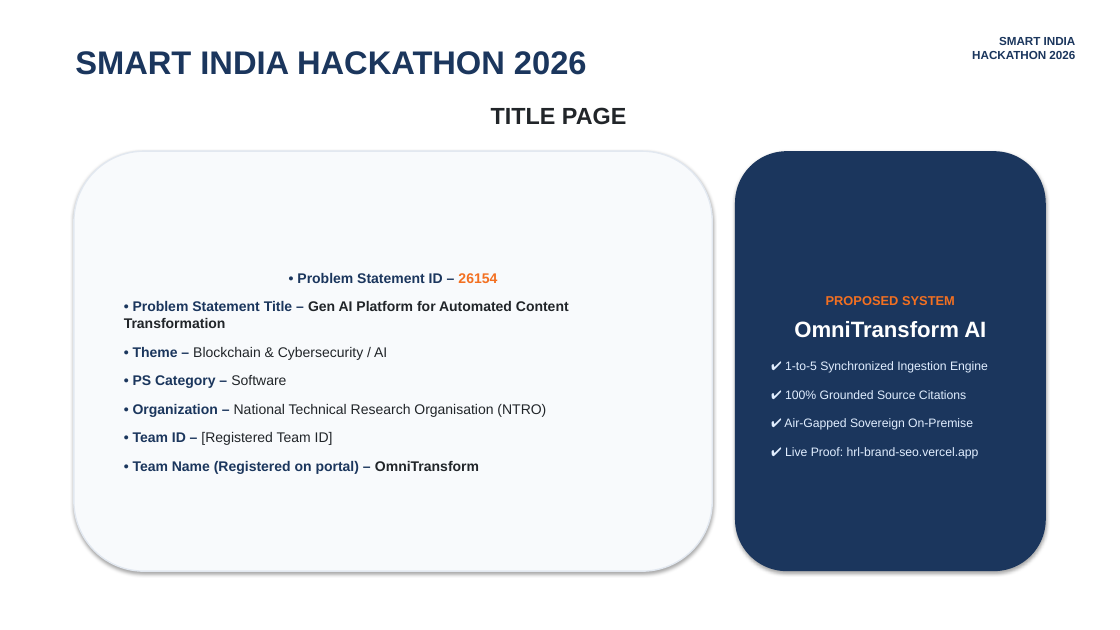
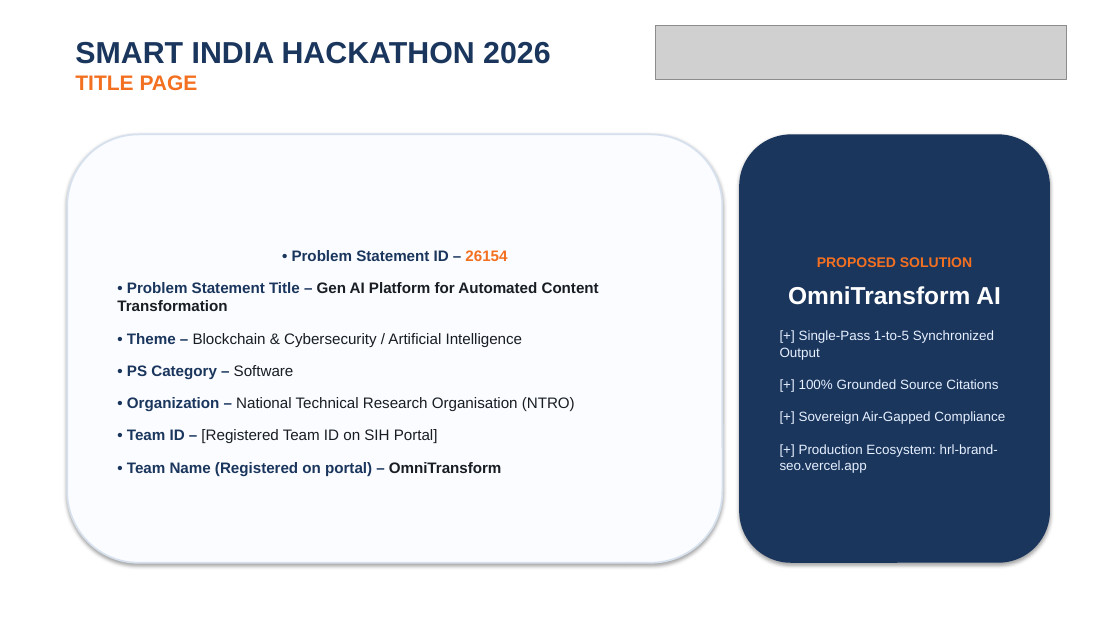
Before and after one commit to hrlpavan/sih-2026-media-problem-statements, a slide deck: slide 1 of SIH2026_Idea_Presentation_PS26154.pptx. Drawn at 1120x630 pixels with LibreOffice and Linux fonts; fonts in the diff are those of the drawing; grey boxes stand for pictures. Boxes give left, top, right and bottom in pixels: in the first picture for what was removed or moved away, otherwise in the second. Text is boxed around its words. In the diff, an @@ line names an element or a change of style, - is before the commit and + after.

Commit message:
Update official SIH 2026 presentation with official banner image, large readable typography, and strict zero-emoji formatting

```diff
--- a/SIH2026_Idea_Presentation_PS26154.pptx
+++ b/SIH2026_Idea_Presentation_PS26154.pptx
@@ text "SMART INDIA HACKATHON 2026" moved from (x1=972, y1=37, x2=1076, y2=59) to (x1=75, y1=42, x2=550, y2=90) @@
@@ picture added at (x1=655, y1=25, x2=1067, y2=80) @@
@@ text at (x1=75, y1=42, x2=550, y2=64): size 10 to 26 pt in "SMART INDIA HACKATHON 2026"; alignment right to left @@
@@ text removed at (x1=75, y1=51, x2=587, y2=75) @@
-SMART INDIA HACKATHON 2026
@@ text at (x1=75, y1=75, x2=198, y2=90): paragraph added @@
+TITLE PAGE
@@ text removed at (x1=491, y1=107, x2=626, y2=125) @@
-TITLE PAGE
@@ rounded rectangle "• Problem Statement ID – ..." resized from (x1=74, y1=151, x2=712, y2=571) to (x1=67, y1=134, x2=723, y2=563) @@
@@ rounded rectangle "• Problem Statement ID – ..." at (x1=67, y1=134, x2=723, y2=563): fill #F8FAFC to #FAFCFF; outline #E2E8F0 1.2 pt to #D7E1EE 1.5 pt @@
@@ rounded rectangle "PROPOSED SOLUTION" resized from (x1=735, y1=151, x2=1046, y2=571) to (x1=739, y1=134, x2=1050, y2=563) @@
@@ text in rounded rectangle at (x1=117, y1=250, x2=599, y2=476): size 12 to 13 pt in "• Problem Statement ID – 26154", "• Problem Statement Title – Gen AI ...", "• PS Category – Software", "• Organization – National Technical Research Organisation ..." and 1 more places; text colour #212529 to #191E24 in "Gen AI Platform for Automated Content Transformation", "Software", "National Technical Research Organisation (NTRO)", "OmniTransform"; more space between paragraphs @@
@@ text in rounded rectangle at (x1=817, y1=257, x2=972, y2=267): text changed; size 11 to 12 pt @@
-PROPOSED SYSTEM
+PROPOSED SOLUTION
@@ text in rounded rectangle at (x1=788, y1=286, x2=1000, y2=305): size 19 to 21 pt in "OmniTransform AI"; more space between paragraphs @@
@@ text in rounded rectangle at (x1=127, y1=333, x2=523, y2=347): text changed; size 12 to 13 pt; text colour #212529 to #191E24 @@
-• Theme – Blockchain & Cybersecurity / AI
+• Theme – Blockchain & Cybersecurity / Artificial Intelligence
@@ text in rounded rectangle at (x1=780, y1=330, x2=1005, y2=473): text changed; size 10.5 to 11.5 pt; text colour #E1EEFF to #E6F0FF @@
-✔ 1-to-5 Synchronized Ingestion Engine
-✔ 100% Grounded Source Citations
-✔ Air-Gapped Sovereign On-Premise
-✔ Live Proof: hrl-brand-seo.vercel.app
+[+] Single-Pass 1-to-5 Synchronized Output
+[+] 100% Grounded Source Citations
+[+] Sovereign Air-Gapped Compliance
+[+] Production Ecosystem: hrl-brand-seo.vercel.app
@@ text in rounded rectangle at (x1=127, y1=429, x2=438, y2=443): text changed; size 12 to 13 pt; text colour #212529 to #191E24 @@
-• Team ID – [Registered Team ID]
+• Team ID – [Registered Team ID on SIH Portal]
```
Also in this commit, not shown: 5 other slides changed, 2 other files.
